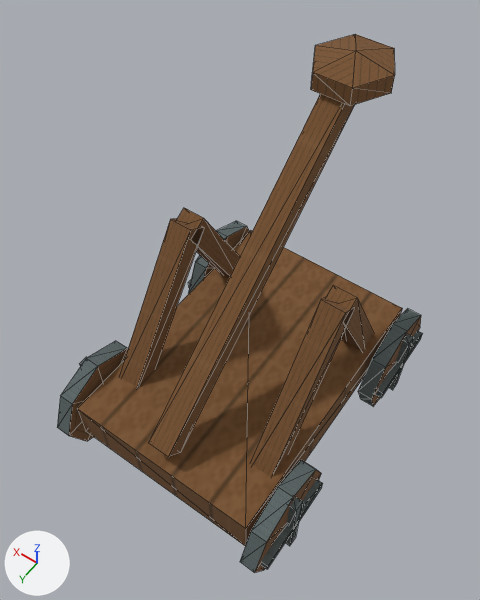
Before and after pictures for a commit that changed the glTF model app/src/main/assets/3d/field/unit-CATAPULT-lod1.glb.
Before and after are seen from a 50 mm camera at (-0.317, 0.466, 1.0) aimed at (0.015, 0.002, 0.269). Arrows for +X, +Y and +Z are at lower left; the lights stay in place. The first picture is the older version. Mesh edges are drawn as thin lines. Vertices at exactly the same position are counted once.
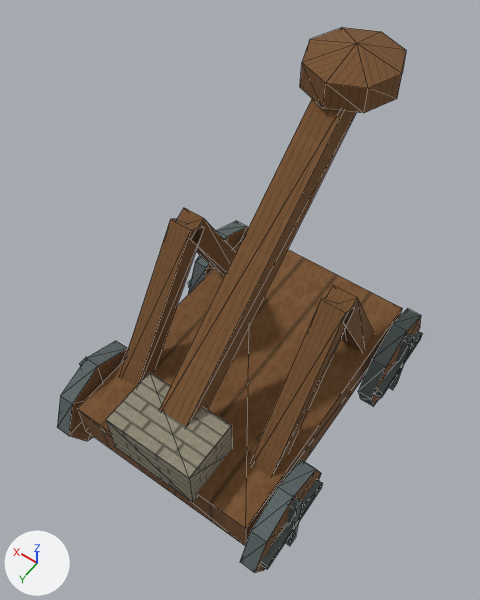
Changed parts and their boxes (x1, y1, x2, y2) in the pictures (480 x 600 px):
'Mesh_0', reshaped: before (57, 34, 423, 573); after (57, 27, 423, 573)
part 1 of me_mesh_0, added: after (106, 373, 232, 503)
part 2 of me_mesh_0, built on: before (148, 34, 395, 457); after (160, 27, 406, 426)

The change in detail:
me_mesh_0 is used by ob_mesh_0; location (0.0, 0.0, 0.0).
me_mesh_0 had 204 vertices, 304 faces and spanned x -0.192..0.192, y -0.273..0.245, z 0.0..0.545.
me_mesh_0 now has 220 vertices, 326 faces and spans x -0.192..0.192, y -0.289..0.245, z 0.0..0.555.
me_mesh_0 part 1: the loose piece of 8 vertices spanning x -0.15..0.15, y -0.22..0.22, z 0.07..0.14 is copied, and the copy is scaled about its middle by (0.467, 0.205, 1.14), then moved by (0.0, 0.185, 0.065); it spans x -0.07..0.07, y 0.14..0.23, z 0.13..0.21.
Part 2, on me_mesh_0:
7 vertices are removed from x -0.028..0.028, y -0.22..-0.168, z 0.495..0.545.
23 faces are deleted.
3 vertices in x 0.0, y -0.22, z 0.495 move by (0.0, 0.0, -0.01).
18 vertices move from x -0.056..0.056, y -0.273..0.211, z 0.147..0.545 to x -0.065..0.065, y -0.289..0.215, z 0.143..0.555.
15 vertices are added at x -0.065..0.046, y -0.22..-0.151, z 0.485..0.555.
35 new faces join them.
